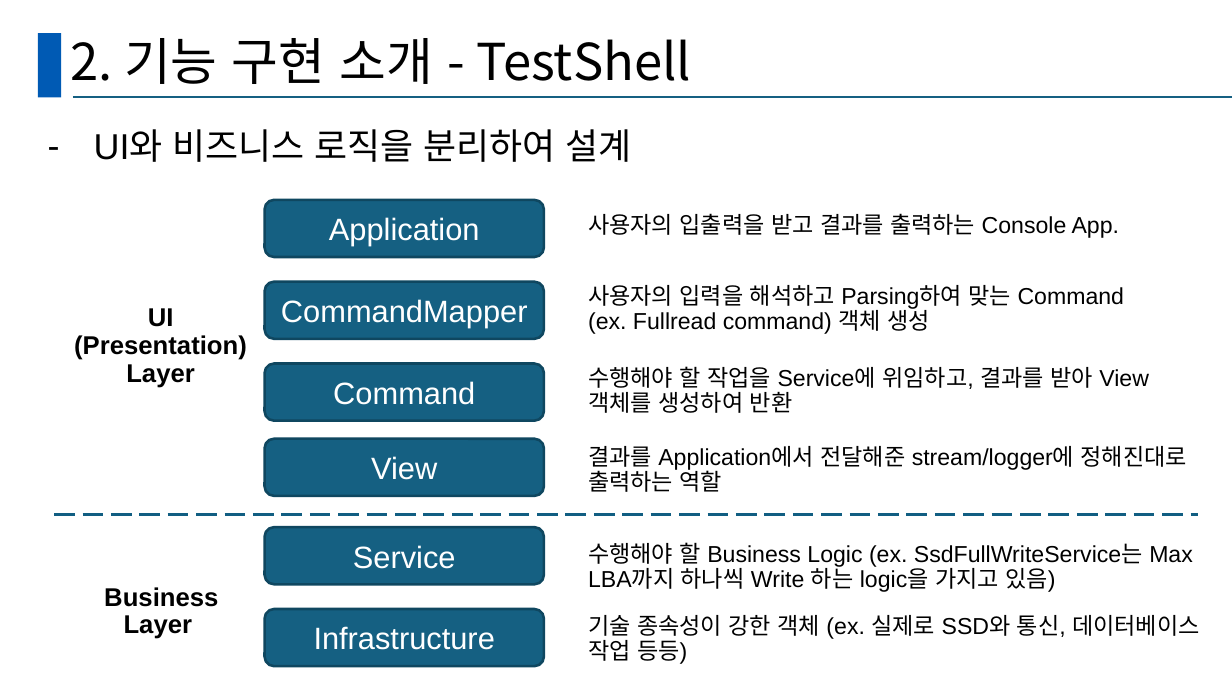
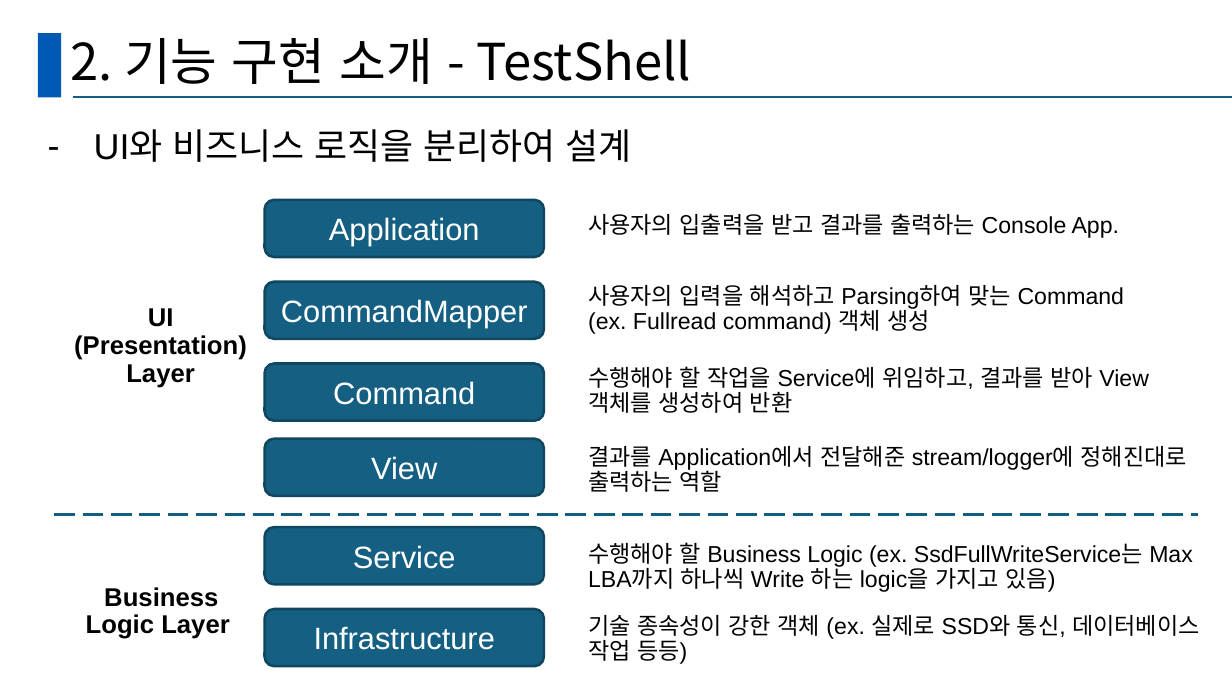
Before and after one commit to GanghyunLee/deep-dive-ssd, a slide deck: slide 17 of D조_DeepDive.pptx (slide 7 before the commit). Drawn at 1232x693 pixels with LibreOffice and Linux fonts; fonts in the diff are those of the drawing. Boxes give left, top, right and bottom in pixels: in the first picture for what was removed or moved away, otherwise in the second. Text is boxed around its words. In the diff, an @@ line names an element or a change of style, - is before the commit and + after.

```diff
--- a/D조_DeepDive.pptx
+++ b/D조_DeepDive.pptx
@@ text at (x1=86, y1=587, x2=230, y2=639): text changed @@
-Business Layer
+Business Logic Layer
```
Also in this commit, not shown: 7 other slides changed, 38 slides added.
